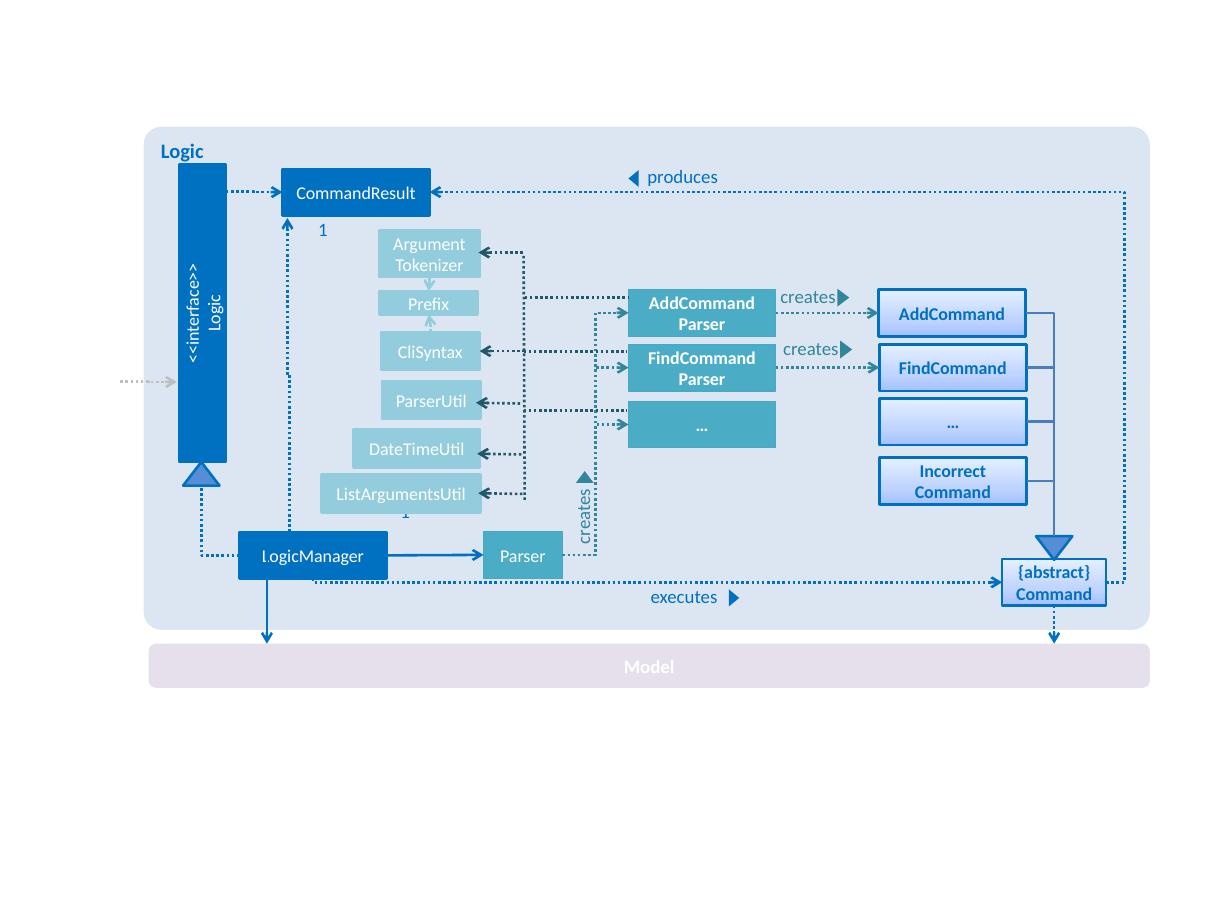
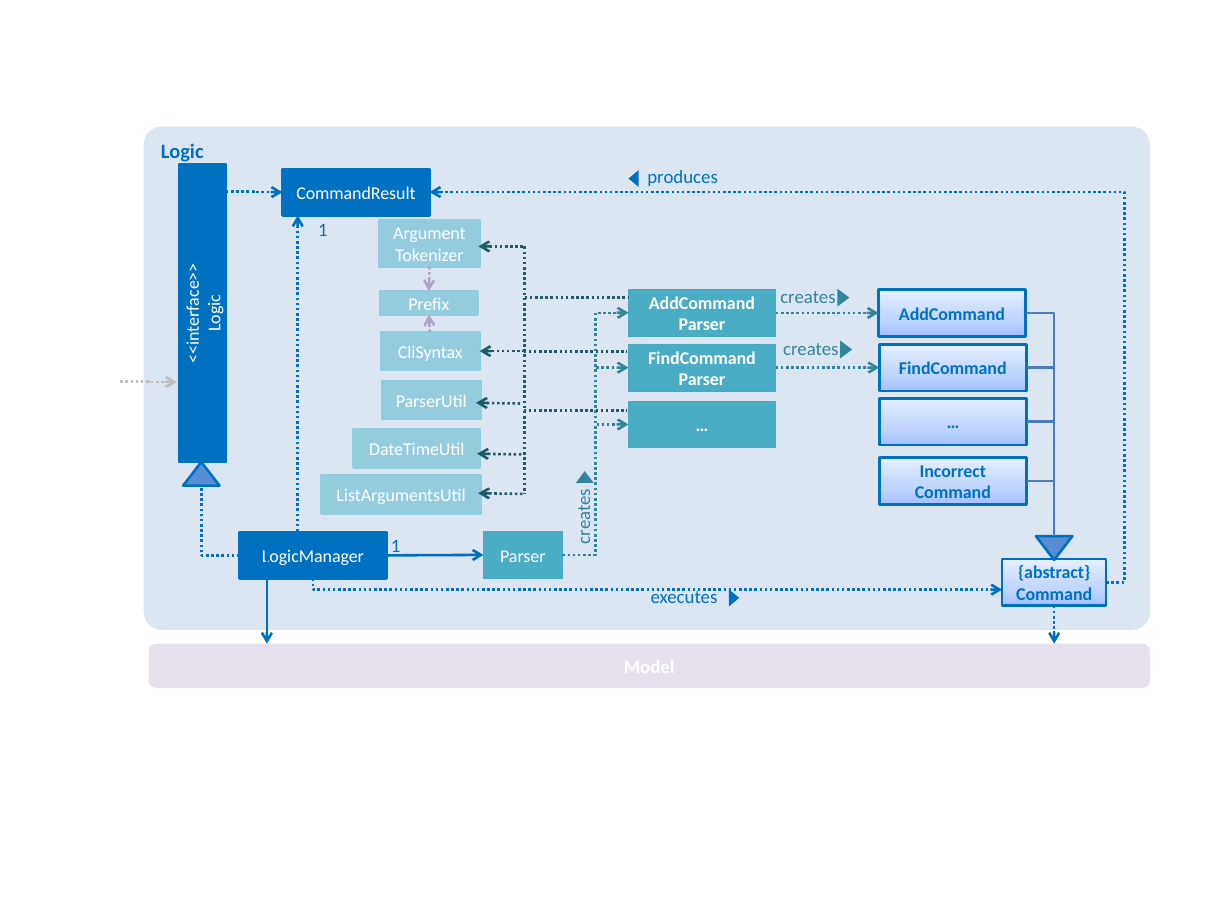
Before and after one commit to zeticous/main, a slide deck: slide 1 of docs/diagrams/LogicComponentClassDiagram.pptx. Drawn at 1232x924 pixels with LibreOffice and Linux fonts; fonts in the diff are those of the drawing. Boxes give left, top, right and bottom in pixels: in the first picture for what was removed or moved away, otherwise in the second. Text is boxed around its words. In the diff, an @@ line names an element or a change of style, - is before the commit and + after.

```diff
--- a/docs/diagrams/LogicComponentClassDiagram.pptx
+++ b/docs/diagrams/LogicComponentClassDiagram.pptx
@@ elbow arrow moved from (290, 532) - (287, 218) to (298, 531) - (298, 216) @@
@@ elbow arrow (298, 531) - (298, 216): elbow arrow to arrow @@
@@ rectangle "Argument Tokenizer": place and size @@
-rectangle "Argument Tokenizer" at <box>379,230,480,277</box>
+rectangle "Argument Tokenizer" at <box>379,221,480,267</box>
@@ arrow added from (430, 267) to (429, 291), #B3A2C7 1.5 pt dashed @@
@@ arrow moved from (478, 253) - (525, 253) to (478, 246) - (525, 246) @@
@@ line moved from (524, 256) - (525, 500) to (525, 246) - (525, 494) @@
@@ elbow arrow removed from (430, 277) to (429, 291) @@
@@ elbow arrow removed from (430, 331) to (429, 314) @@
@@ arrow added from (430, 331) to (429, 314), #B3A2C7 1.5 pt dashed @@
@@ text "1" rewrapped from <box>400,514,410,524</box> to <box>391,540,401,557</box> @@
@@ elbow arrow moved from (313, 579) - (1002, 583) to (313, 579) - (1002, 590) @@
```
Also in this commit, not shown: 1 other file.
